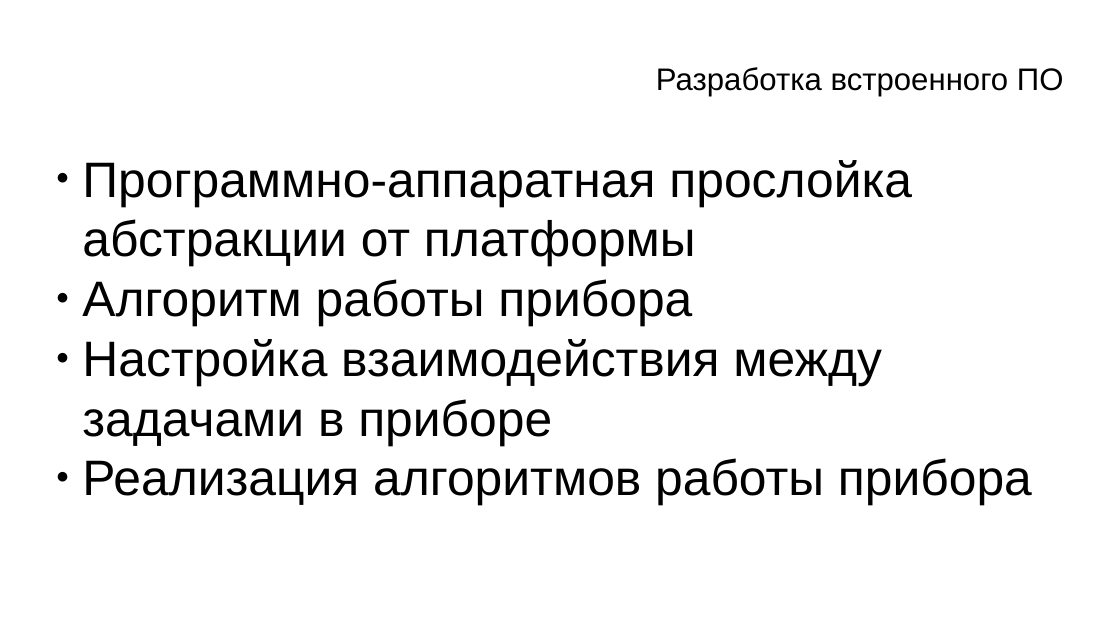
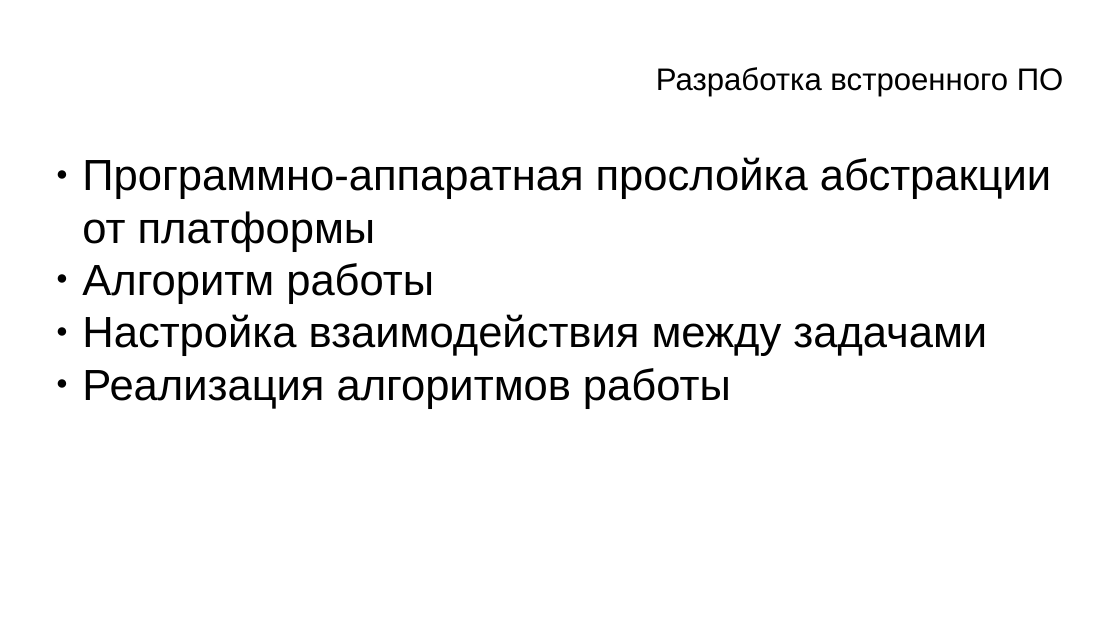
Before and after one commit to zolotarev88/conferencial, a slide deck: slide 10 of 10.12.19.pptx (slide 6 before the commit). Drawn at 1120x630 pixels with LibreOffice and Linux fonts; fonts in the diff are those of the drawing; background and template pictures are left out. Boxes give left, top, right and bottom in pixels: in the first picture for what was removed or moved away, otherwise in the second. Text is boxed around its words. In the diff, an @@ line names an element or a change of style, - is before the commit and + after.

Commit message:
final

```diff
--- a/10.12.19.pptx
+++ b/10.12.19.pptx
@@ text at [82,157,1051,252]: size 32 to 28 pt in "Программно-аппаратная прослойка абстракции от платформы" @@
@@ text at [82,263,987,409]: text changed; size 32 to 28 pt @@
-● Алгоритм работы прибора
-● Настройка взаимодействия между задачами в приборе
-● Реализация алгоритмов работы прибора
+● Алгоритм работы
+● Настройка взаимодействия между задачами
+● Реализация алгоритмов работы
```
Also in this commit, not shown: 3 other slides changed, 5 slides added.
